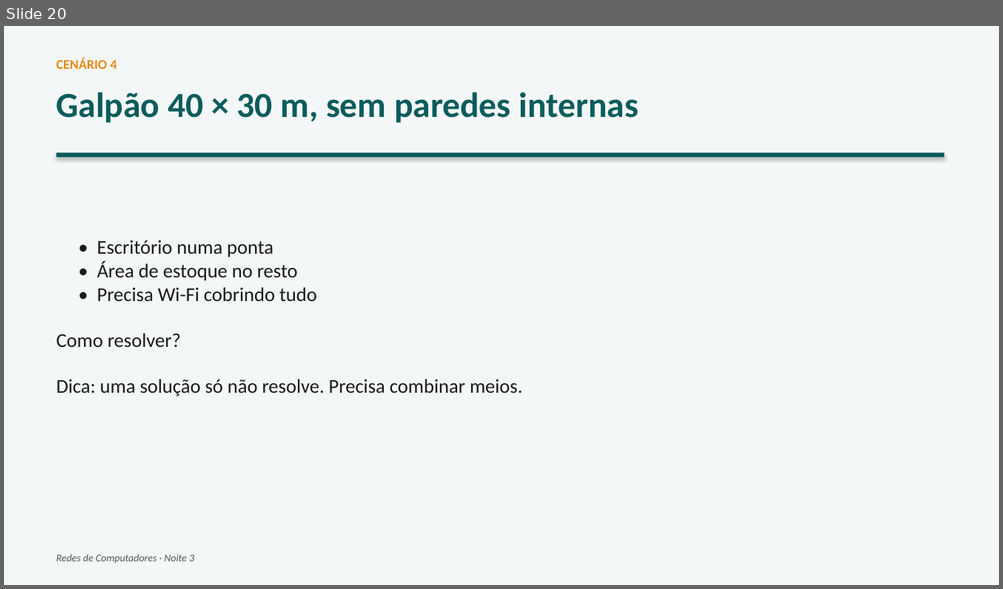
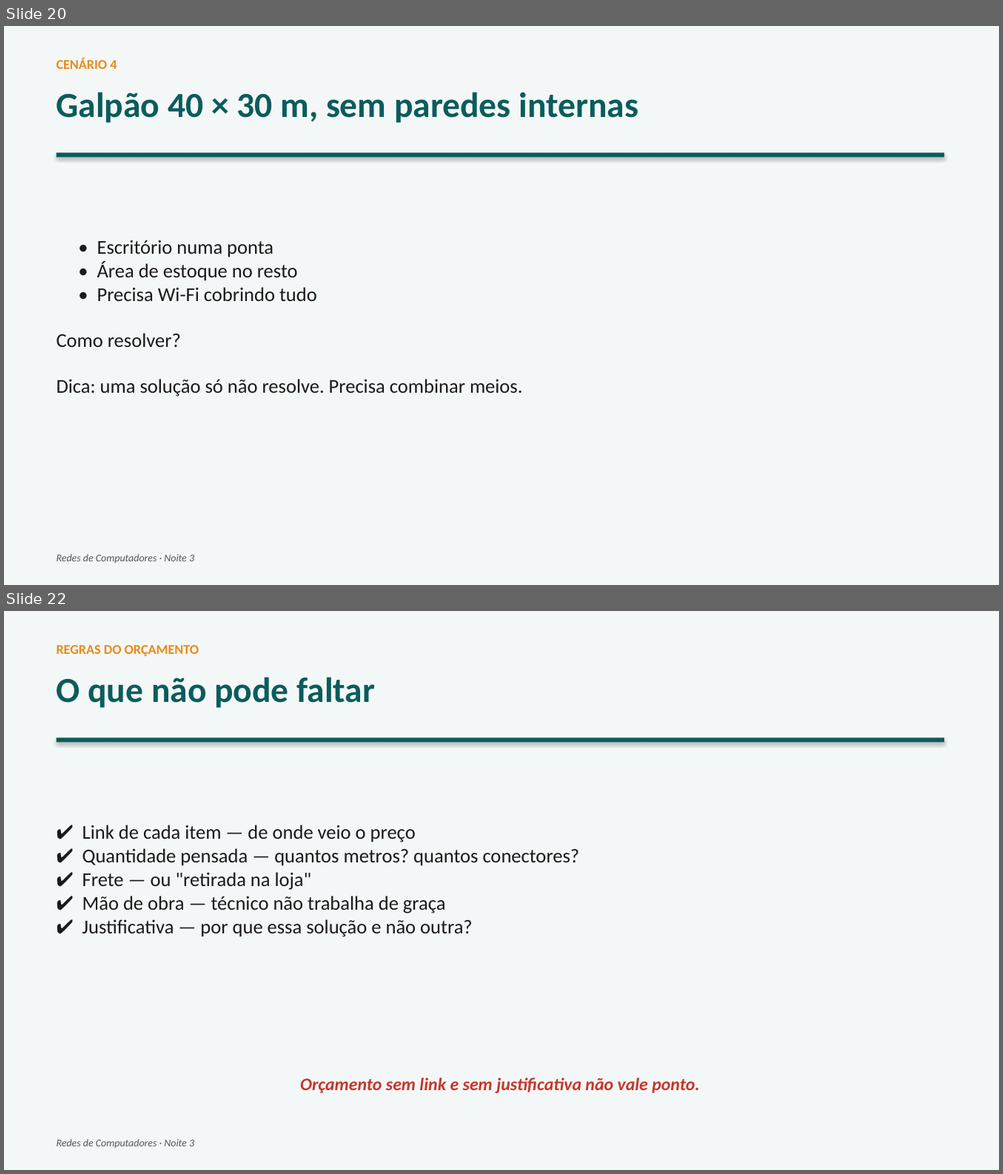
Before and after one commit to joninedel-prog/gerador_contratos, a slide deck: Aula - Redes 3 - Por onde o sinal viaja.pptx. Shown one above the other, each under a label of ours: slide 20 before the commit, slides 20 and 22 after it; the slides between them are not shown. The pictures are 1003x589 and 1003x1174 pixels, drawn with LibreOffice and Linux fonts; fonts in the diff are those of the drawing. Boxes give left, top, right and bottom in pixels: in the first picture for what was removed or moved away, otherwise in the second. Text is boxed around its words. In the diff, an @@ line names an element or a change of style, - is before the commit and + after.

```diff
--- a/Aula - Redes 3 - Por onde o sinal viaja.pptx
+++ b/Aula - Redes 3 - Por onde o sinal viaja.pptx
@@ slide 22 added at box(4, 611, 999, 1170), background #FFFFFF @@
@@ rectangle added at box(4, 611, 999, 1170), fill #F4F7F7 @@
@@ text added at box(57, 645, 199, 656), 13 pt, text #E88B1A, bold @@
+REGRAS DO ORÇAMENTO
@@ text added at box(57, 677, 375, 708), 34 pt, text #0B5C5C, bold @@
+O que não pode faltar
@@ rectangle added at box(57, 738, 944, 742), fill #0B5C5C @@
@@ text added at box(82, 825, 580, 937), 19 pt, text #1A1A1A @@
+✔ Link de cada item — de onde veio o preço
+✔ Quantidade pensada — quantos metros? quantos conectores?
+✔ Frete — ou "retirada na loja"
+✔ Mão de obra — técnico não trabalha de graça
+✔ Justificativa — por que essa solução e não outra?
@@ text added at box(300, 1078, 699, 1093), 17 pt, text #C5362B, bold, italic @@
+Orçamento sem link e sem justificativa não vale ponto.
@@ text added at box(57, 1139, 194, 1148), 10 pt, text #555555, italic @@
+Redes de Computadores · Noite 3
```
Also in this commit, not shown: 2 other slides added, 3 other files.
